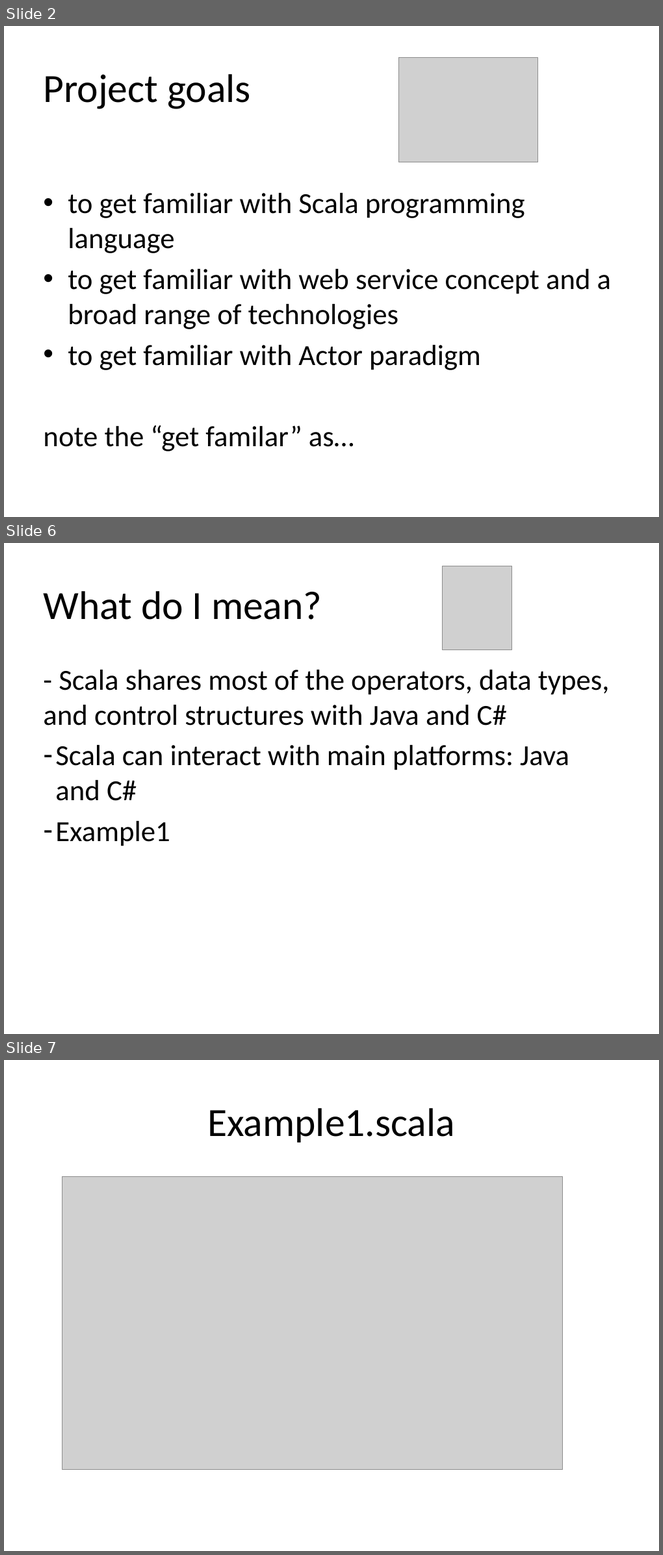
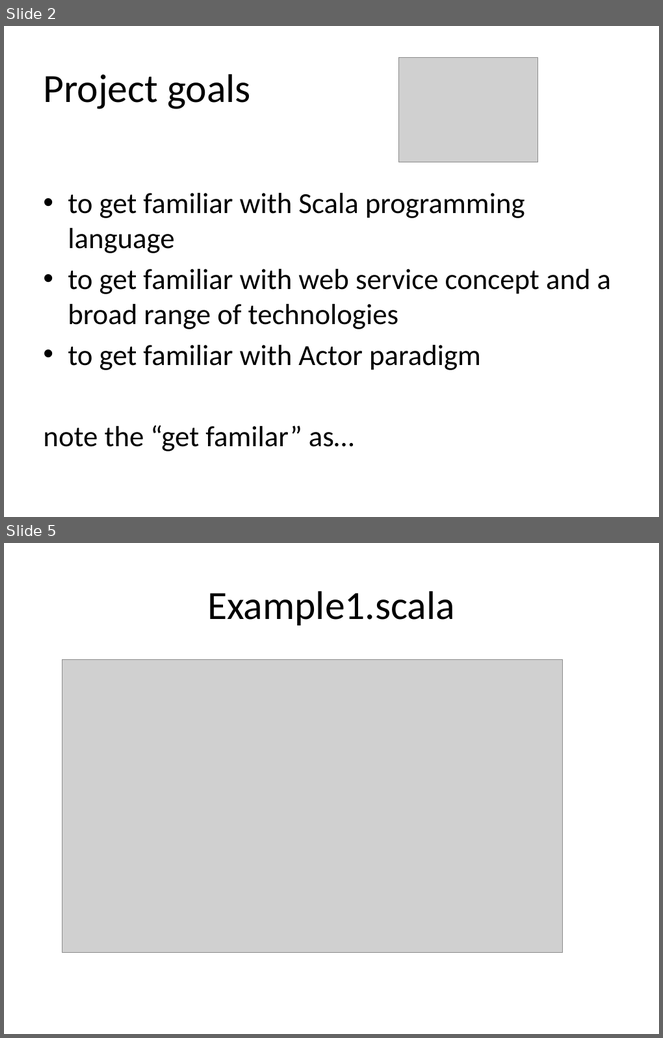
Before and after one commit to martadoberschuetz/scala, a slide deck: project presentation final.pptx. Shown one above the other, each under a label of ours: slides 2, 6 and 7 before the commit, slides 2 and 5 after it; the slides between them are not shown. The pictures are 663x1555 and 663x1038 pixels, drawn with LibreOffice and Linux fonts; fonts in the diff are those of the drawing; grey boxes stand for pictures. Boxes give left, top, right and bottom in pixels: in the first picture for what was removed or moved away, otherwise in the second. Text is boxed around its words. In the diff, an @@ line names an element or a change of style, - is before the commit and + after.

```diff
--- a/project presentation final.pptx
+++ b/project presentation final.pptx
@@ slide 6 removed at box(4, 543, 659, 1034), background #FFFFFF @@
@@ picture removed at box(442, 566, 512, 650) @@
@@ title removed at box(43, 591, 322, 620) @@
-What do I mean?
@@ text removed at box(43, 670, 610, 847) @@
-- Scala shares most of the operators, data types, and control structures with Java and C#
-– Scala can interact with main platforms: Java and C#
-– Example1
@@ what was slide 7 is now slide 5 @@
```
Also in this commit, not shown: 7 slides changed, 7 other slides removed.
